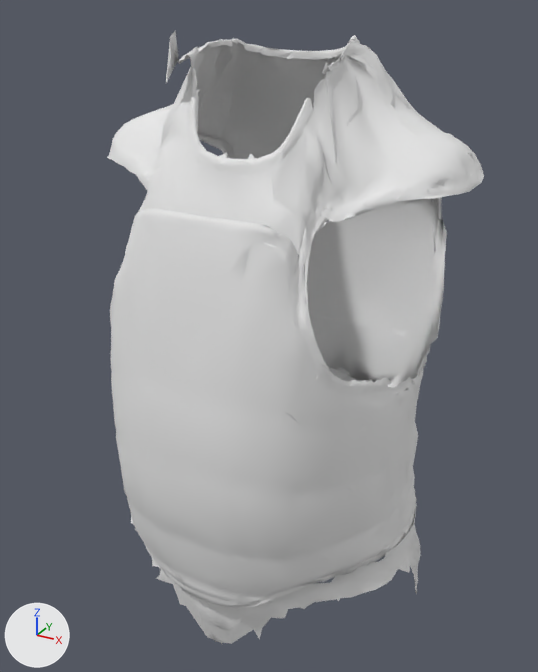
Before and after pictures for a commit that changed the FBX model Resources/Models/Fitted/MH_FighterBase_Body/SK_Fighter_Protector.fbx.
One viewpoint serves both versions: a 50 mm camera at (0.426, -0.798, 1.603) aimed at (-0.006, -0.012, 1.21). The axes (+X, +Y, +Z) are drawn at lower left. The lights are the same throughout. The older version comes first.

Names of what the first picture shows: 'SK_Fighter_Protector_MH_FighterBase_Body'.
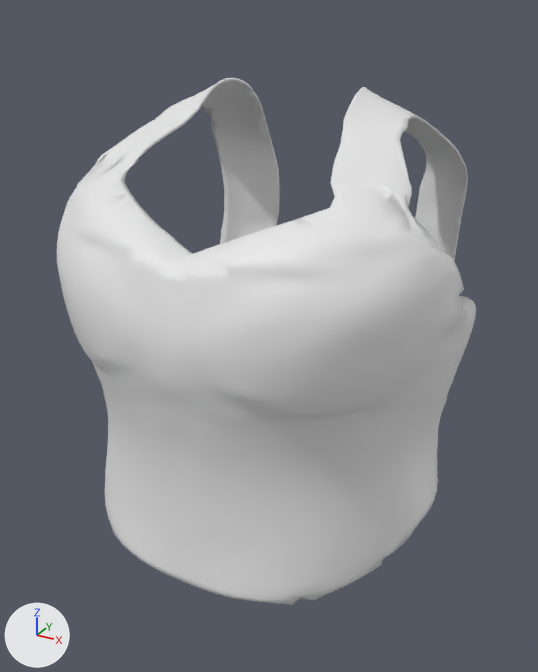
What differs and where, as boxes [x1, y1, x2, y2] in the pictures (538 x 672 px):
```json
{"object": "SK_Fighter_Protector_MH_FighterBase_Body", "change": "reshaped", "before": [108, 31, 484, 645], "after": [57, 78, 476, 605], "on screen": "11% wider, 14% shorter"}
{"part": 1, "of": "me_sk_fighter_protector_mh_fighterbase_body", "change": "rebuilt", "before": [108, 31, 484, 609], "after": [57, 78, 476, 605], "on screen": "11% wider, 9% shorter"}
{"part": 2, "of": "me_sk_fighter_protector_mh_fighterbase_body", "change": "deleted", "before": [131, 495, 421, 645]}
```

Scene script edits in JSON lines:
```json
{"block": "me_sk_fighter_protector_mh_fighterbase_body", "where": "# used by ob_sk_fighter_protector_mh_fighterbase_body; location = (0.0, 0.0, 0.0)"}
{"op": "remove", "block": "me_sk_fighter_protector_mh_fighterbase_body", "code": "me_sk_fighter_protector_mh_fighterbase_body.from_pydata(...)  # 6447 vertices, 11785 faces; spans x -0.244..0.243, y -0.224..0.16, z 0.811..1.581"}
{"op": "remove", "block": "me_sk_fighter_protector_mh_fighterbase_body", "code": "me_sk_fighter_protector_mh_fighterbase_body.materials.append(mat_m_fighter_customizable)  # white #e7e7e7"}
{"op": "add", "block": "me_sk_fighter_protector_mh_fighterbase_body", "code": "me_sk_fighter_protector_mh_fighterbase_body.from_pydata(...)  # 7864 vertices, 14874 faces; spans x -0.256..0.256, y -0.245..0.213, z 0.968..1.523"}
{"block": "me_sk_fighter_protector_mh_fighterbase_body", "change": "me_sk_fighter_protector_mh_fighterbase_body part 1: the loose piece of 5413 vertices spanning x -0.244..0.243, y -0.224..0.16, z 0.914..1.581 is rebuilt with 7864 vertices and now spans x -0.256..0.256, y -0.245..0.213, z 0.968..1.523"}
{"block": "me_sk_fighter_protector_mh_fighterbase_body", "change": "me_sk_fighter_protector_mh_fighterbase_body part 2: the loose piece of 1031 vertices spanning x -0.219..0.219, y -0.188..0.154, z 0.811..1.003 is deleted"}
{"block": "me_sk_fighter_protector_mh_fighterbase_body", "change": "other edits to the shape of me_sk_fighter_protector_mh_fighterbase_body do not show in these pictures"}
```
